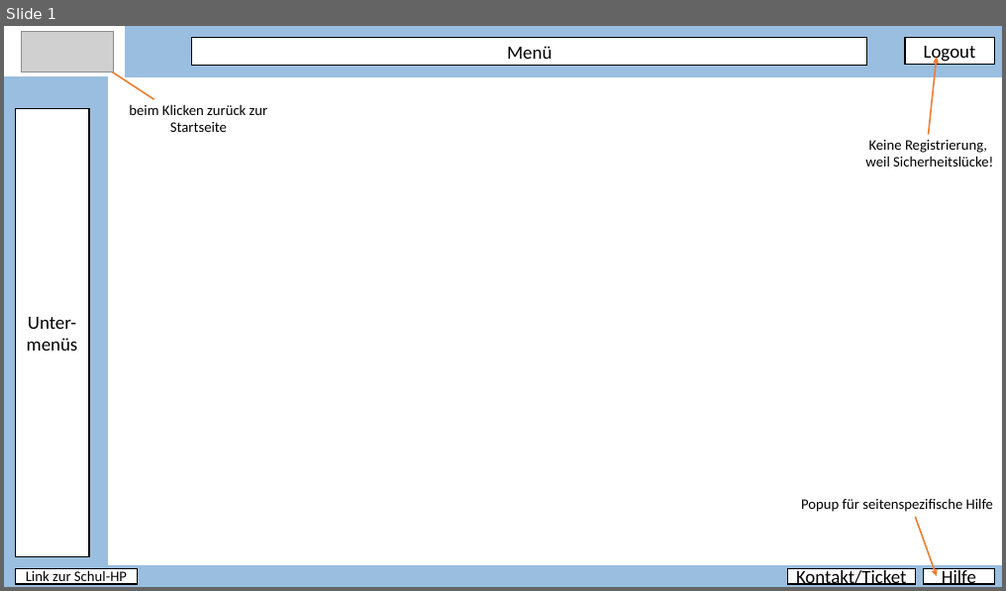
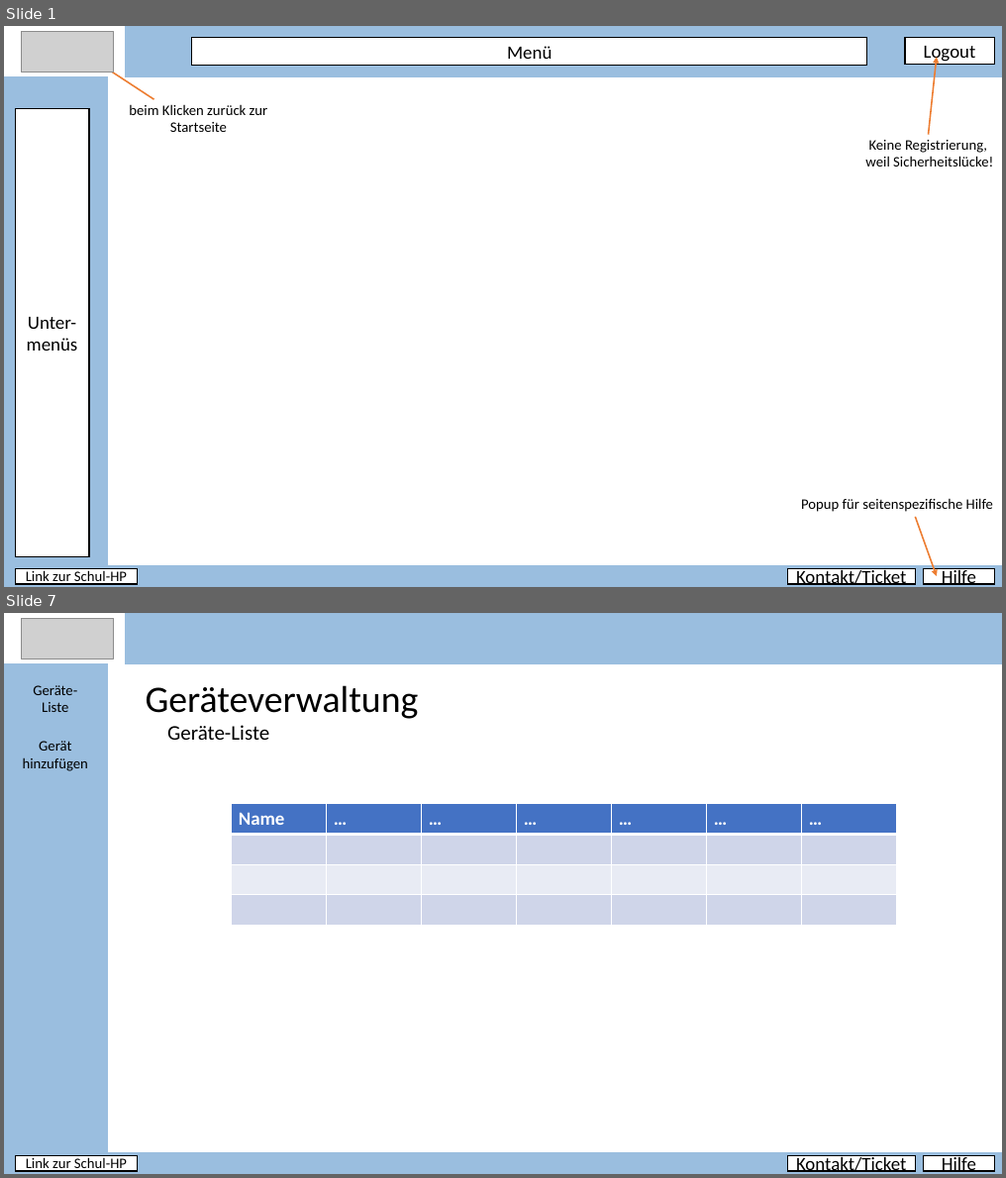
Before and after one commit to PapAnte/g2schoolproject, a slide deck: Layout.pptx. Shown one above the other, each under a label of ours: slide 1 before the commit, slides 1 and 7 after it; the slides between them are not shown. The pictures are 1006x591 and 1006x1178 pixels, drawn with LibreOffice and Linux fonts; fonts in the diff are those of the drawing; grey boxes stand for pictures. Boxes give left, top, right and bottom in pixels: in the first picture for what was removed or moved away, otherwise in the second. Text is boxed around its words. In the diff, an @@ line names an element or a change of style, - is before the commit and + after.

```diff
--- a/Layout.pptx
+++ b/Layout.pptx
@@ slide 7 added at <box>4,613,1002,1174</box>, background #FFFFFF @@
@@ picture added at <box>21,618,114,659</box> @@
@@ rectangle added at <box>126,613,1002,663</box>, fill #9ABEDF, outline #9ABEDF 1 pt @@
@@ rectangle added at <box>4,663,107,1153</box>, fill #9ABEDF, outline #9ABEDF 1 pt @@
@@ text added at <box>33,685,77,712</box>, 14 pt, text #000000 @@
+Geräte-
+Liste
@@ text added at <box>146,685,419,719</box>, 36 pt, text #000000 @@
+Geräteverwaltung
@@ text added at <box>167,725,269,740</box>, 20 pt, text #000000 @@
+Geräte-Liste
@@ text added at <box>23,741,88,771</box>, 14 pt, text #000000 @@
+Gerät hinzufügen
@@ table added at <box>231,804,896,925</box>, 4 rows, 7 columns @@
+Name | … | … | … | … | … | …
+ |  |  |  |  |  | 
+ |  |  |  |  |  | 
+ |  |  |  |  |  | 
@@ rectangle added at <box>4,1153,1002,1174</box>, fill #9ABEDF, outline #9ABEDF 1 pt @@
@@ rectangle added at <box>15,1156,138,1171</box>, fill #FFFFFF, outline #000000 1 pt, 14 pt, text #000000 @@
+Link zur Schul-HP
@@ rectangle added at <box>788,1156,916,1171</box>, fill #FFFFFF, outline #000000 1 pt, 18 pt, text #000000 @@
+Kontakt/Ticket
@@ rectangle added at <box>924,1156,994,1171</box>, fill #FFFFFF, outline #000000 1 pt, 18 pt, text #000000 @@
+Hilfe
```
Also in this commit, not shown: 1 slide changed, 6 other slides added.
